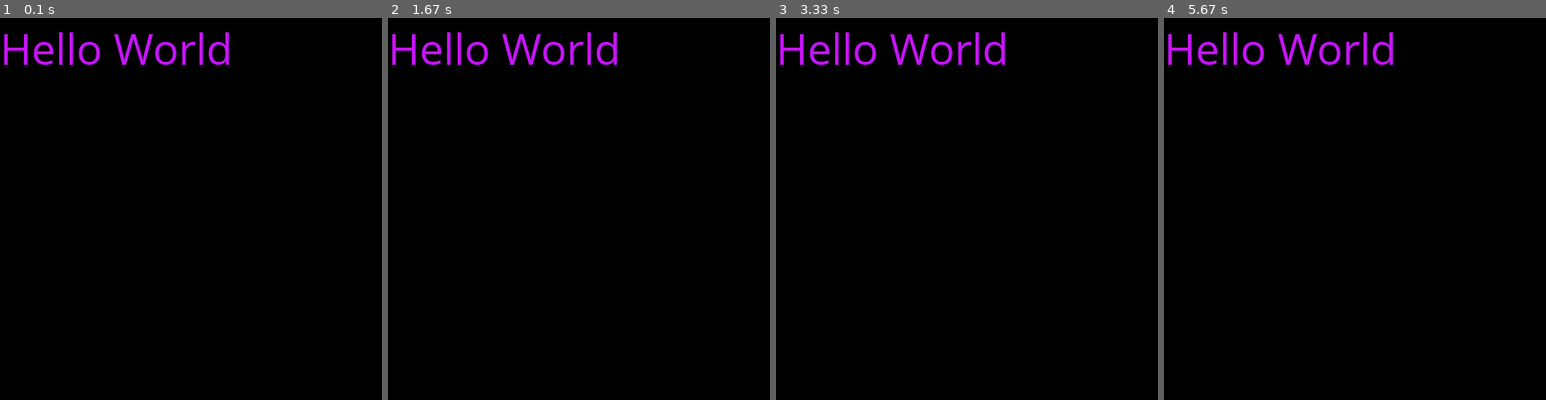
Above: before the commit, frames 1-4 (left to right).
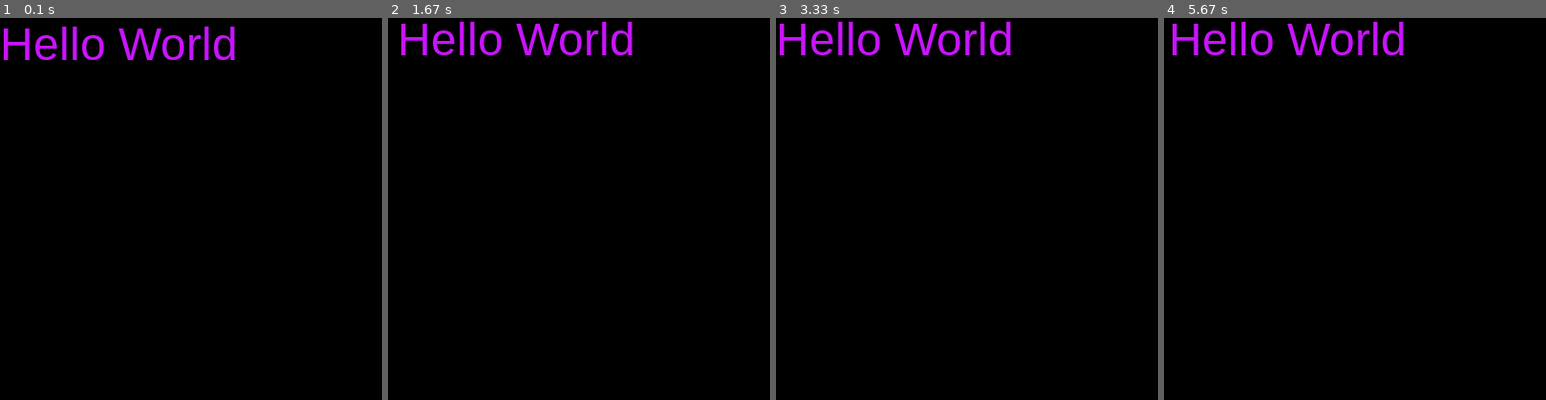
Above: after the commit, the same moments.

Repository: jgerstein/FinalProjectResources
Game: pygame game, started from examples/misc.py
Same seed, same stepped clock (60 frames per second), same inputs: the game is played once before the commit and once after it.
Inputs:
- Up to frame 1 (0.1 s): no input
- Up to frame 2 (1.67 s): hold Right 0.33-0.8 s; hold Up 0.83-1.13 s; hold Right 1.17-1.63 s
- Up to frame 3 (3.33 s): hold Left 1.67-2.2 s; hold Down 2.23-2.53 s; hold Left 2.57-2.97 s; hold Up from 3 s (still down)
- Up to frame 4 (5.67 s): release Up at 3.37 s; hold Right 3.4-4.03 s; hold Down 4.07-4.43 s; hold Left 4.47-4.93 s; hold Right 4.97-5.43 s; hold Up from 5.47 s (still down)

The runs differ from the first frame. In frame 1, 2.9% of the frame differs, in the area x 1-62%, y 2-13%; in frame 2, 2.8%; in frame 3, 3.0%, in the area x 1-62%, y 1-13%; in frame 4, 3.0%.

Commit message:
added misc.py, will be commented later

Diff:
--- /dev/null
+++ b/examples/basic-graphics/pygame-hello-world.py
@@ -0,0 +1,24 @@
+import pygame       # import pygame module
+pygame.init()       # initialize all of pygame's submodules
+screen = pygame.display.set_mode((400, 400))    # create a surface called 'screen' and give it a size of 400x400
+running = True      # used to control while loop
+
+"""Setup for working with text"""
+my_font = pygame.font.SysFont("Arial", 48)                    # choose a font. can be a list of fonts. pygame will fall back on the default font if none of your fonts can be found
+text_surface = my_font.render("Hello World", True, (200, 20, 255))    # render your text as a surface
+
+while running:      # main loop of program. will repeat until the window is closed
+    """Below this line is a for loop for handling the event queue.
+    The event queue takes every event (user interaction) that happens in the pygame window and
+    makes it available in order. the variable 'e' will be each event in order.
+    Anything that involves handling events should generally happen in here"""
+
+    for e in pygame.event.get():    # get each event in the event queue...
+        if e.type == pygame.QUIT:   # ...and if that event is QUIT...
+            running = False         # ......set running to False so the main loop ends
+
+    """It's probably worth noting that we're still in the main loop here, but have left the for loop
+    for the event queue. This will run on repeat, but won't repeat for each event."""
+    screen.fill((0,0,0))                # fill the display with black to clear it
+    screen.blit(text_surface, (0, 0))   # display the text on the screen
+    pygame.display.flip()               # update the display
--- a/examples/introductory/pygame-minimum.py
+++ b/examples/basic-graphics/pygame-minimum.py
@@ -2,6 +2,7 @@
 pygame.init()       # initialize all of pygame's submodules
 screen = pygame.display.set_mode((400, 400))    # create a surface called 'screen' and give it a size of 400x400
 running = True      # used to control while loop
+x = 0
 
 while running:      # main loop of program. will repeat until the window is closed
     """Below this line is a for loop for handling the event queue.
@@ -12,3 +13,6 @@
     for e in pygame.event.get():    # get each event in the event queue...
         if e.type == pygame.QUIT:   # ...and if that event is QUIT...
             running = False         # ......set running to False so the main loop ends
+
+    x += 1
+    print(x)
--- /dev/null
+++ b/examples/grids/2D-for-loop.py
@@ -0,0 +1,9 @@
+
+
+rows = 5
+columns = 4
+
+for x in range(0, rows):
+    for y in range(0, columns):
+        print(f"{x}, {y}", end=' | ')
+    print('')
--- a/examples/introductory/pygame-hello-world.py
+++ b/examples/misc.py
@@ -2,9 +2,10 @@
 pygame.init()       # initialize all of pygame's submodules
 screen = pygame.display.set_mode((400, 400))    # create a surface called 'screen' and give it a size of 400x400
 running = True      # used to control while loop
+x = y = 0
 
 """Setup for working with text"""
-my_font = pygame.font.SysFont("Comic Sans MS", 48)                    # choose a font. can be a list of fonts. pygame will fall back on the default font if none of your fonts can be found
+my_font = pygame.font.SysFont("Arial", 48)                    # choose a font. can be a list of fonts. pygame will fall back on the default font if none of your fonts can be found
 text_surface = my_font.render("Hello World", True, (200, 20, 255))    # render your text as a surface
 
 while running:      # main loop of program. will repeat until the window is closed
@@ -16,9 +17,19 @@
     for e in pygame.event.get():    # get each event in the event queue...
         if e.type == pygame.QUIT:   # ...and if that event is QUIT...
             running = False         # ......set running to False so the main loop ends
+        if e.type == pygame.KEYDOWN:
+            # print(pygame.key.name(e.key))
+            if pygame.key.name(e.key) == 'up':
+                y -= 5
+            elif pygame.key.name(e.key) == 'down':
+                y += 5
+            elif pygame.key.name(e.key) == 'right':
+                x += 5
+            elif pygame.key.name(e.key) == 'left':
+                x -= 5
 
     """It's probably worth noting that we're still in the main loop here, but have left the for loop
     for the event queue. This will run on repeat, but won't repeat for each event."""
     screen.fill((0,0,0))                # fill the display with black to clear it
-    screen.blit(text_surface, (0, 0))   # display the text on the screen
+    screen.blit(text_surface, (x, y))   # display the text on the screen
     pygame.display.flip()               # update the display
Renamed: examples/introductory/pyglet-hello-world.py -> examples/basic-graphics/pyglet-hello-world.py
Renamed: examples/introductory/pyglet-minimum.py -> examples/basic-graphics/pyglet-minimum.py
